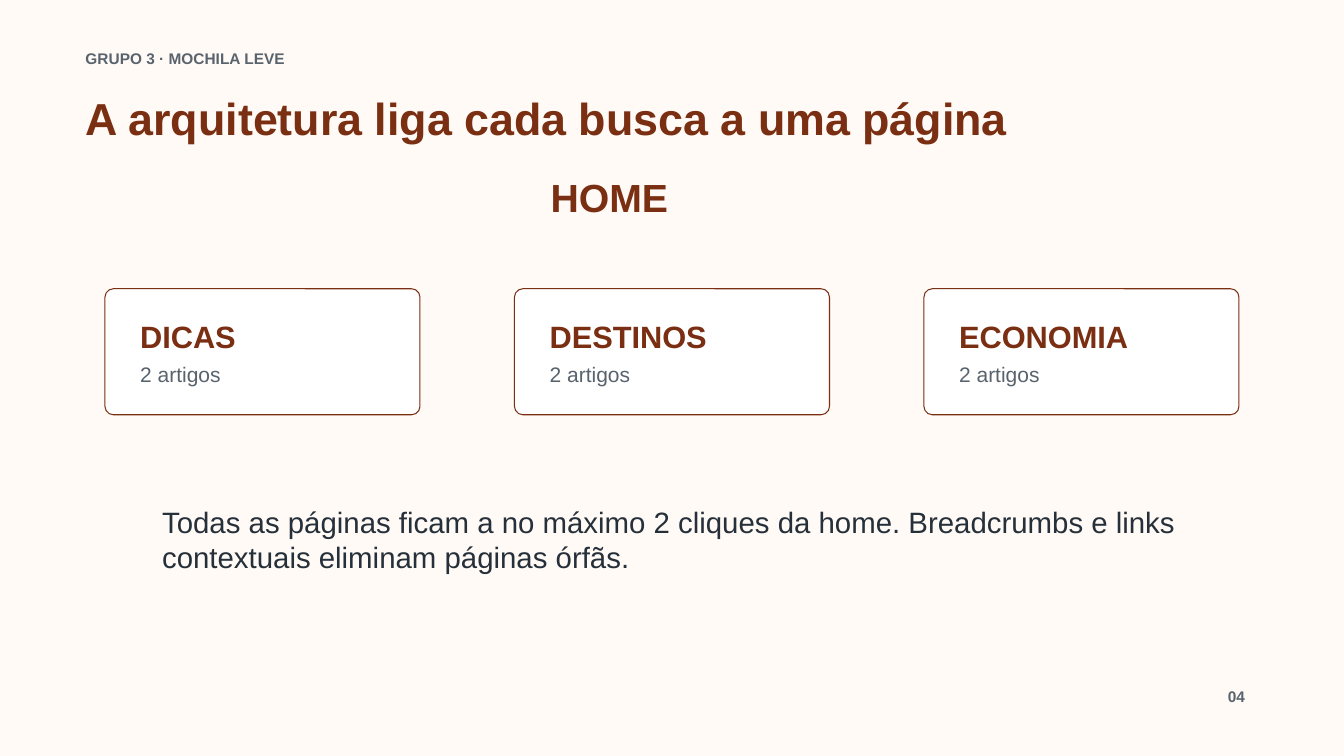
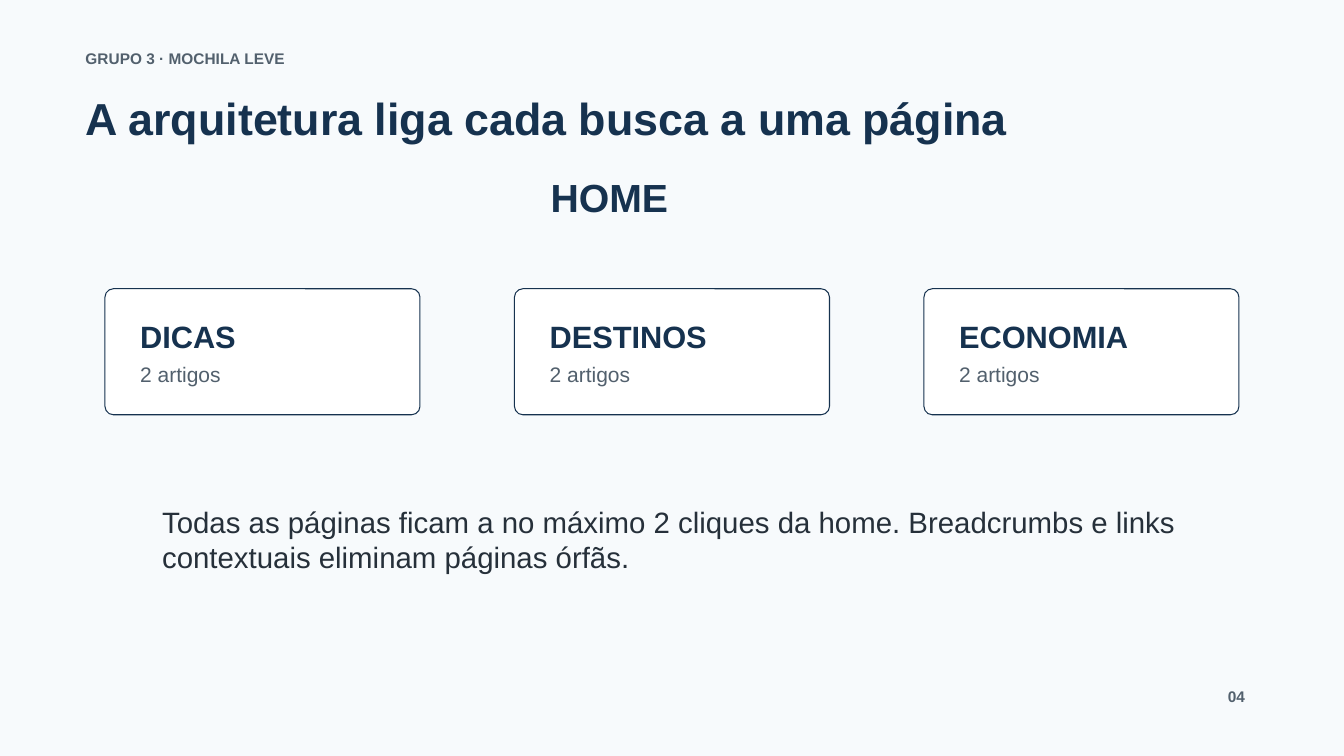
Before and after one commit to MRIshizawa/grupo3-blog-mochila-leve-seo, a slide deck: slide 4 of apresentacao-seo-grupo3.pptx. Drawn at 1344x756 pixels with LibreOffice and Linux fonts; fonts in the diff are those of the drawing. Boxes give left, top, right and bottom in pixels: in the first picture for what was removed or moved away, otherwise in the second. Text is boxed around its words. In the diff, an @@ line names an element or a change of style, - is before the commit and + after.

```diff
--- a/apresentacao-seo-grupo3.pptx
+++ b/apresentacao-seo-grupo3.pptx
@@ background #FFFAF5 to #F7FAFC @@
@@ outline #7A2E12 0.75 pt to #16324F 0.75 pt in 3 elements at box(105, 288, 419, 414), box(514, 288, 829, 414), box(925, 288, 1239, 414) @@
@@ text colour #7A2E12 to #16324F in 5 elements at box(85, 102, 1007, 144), box(551, 184, 668, 213), box(140, 326, 236, 349), box(550, 326, 707, 349), box(959, 326, 1128, 349) @@
```
Also in this commit, not shown: 9 other slides changed, 2 other files.
